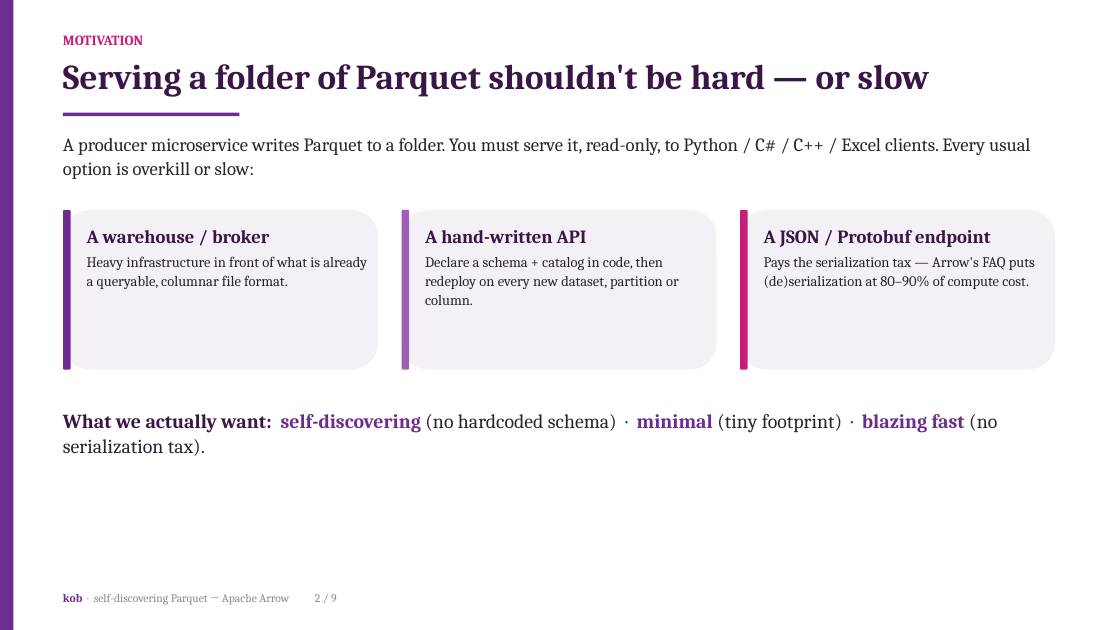
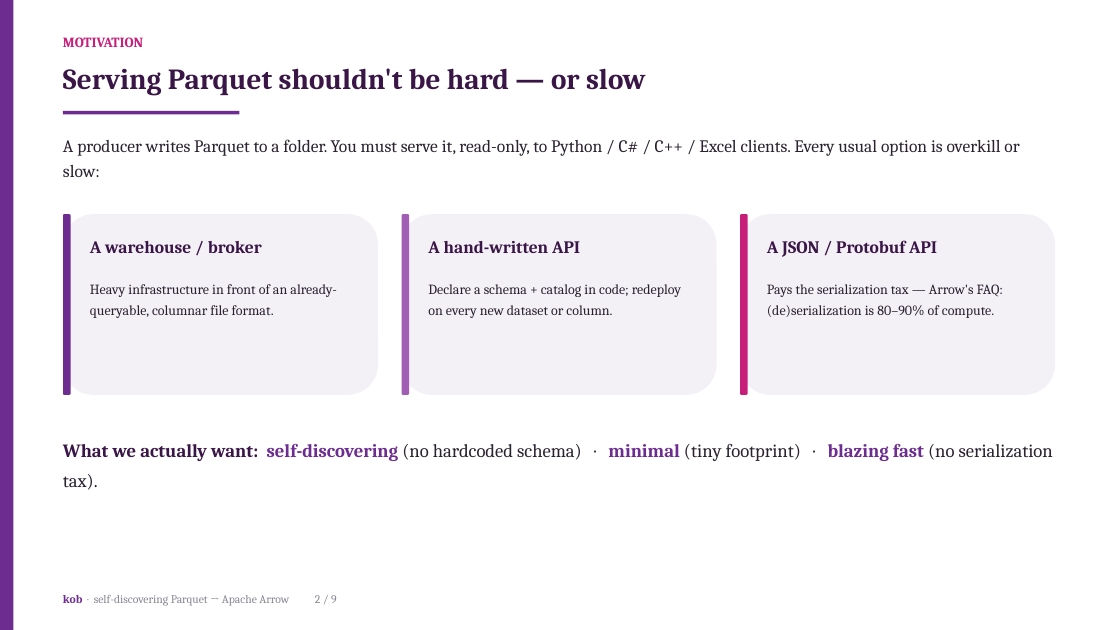
Before and after one commit to iyedexe/kob, a slide deck: slide 2 of presentation/kob.pptx. Drawn at 1120x630 pixels with LibreOffice and Linux fonts; fonts in the diff are those of the drawing. Boxes give left, top, right and bottom in pixels: in the first picture for what was removed or moved away, otherwise in the second. Text is boxed around its words. In the diff, an @@ line names an element or a change of style, - is before the commit and + after.

```diff
--- a/presentation/kob.pptx
+++ b/presentation/kob.pptx
@@ text "MOTIVATION" at (63,37,143,47): line spacing 1.05 to 1.18 @@
@@ text at (63,68,646,96): text changed; size 30 to 25 pt @@
-Serving a folder of Parquet shouldn't be hard — or slow
+Serving Parquet shouldn't be hard — or slow
@@ text at (63,139,1019,177): text changed; size 16 to 15 pt @@
-A producer microservice writes Parquet to a folder. You must serve it, read-only, to Python / C# / C++ / Excel clients. Every usual option is overkill or slow:
+A producer writes Parquet to a folder. You must serve it, read-only, to Python / C# / C++ / Excel clients. Every usual option is overkill or slow:
@@ rounded rectangle: place and size @@
-rounded rectangle at (63,210,378,370)
+rounded rectangle at (63,214,378,395)
@@ rounded rectangle: place and size @@
-rounded rectangle at (63,210,71,370)
+rounded rectangle at (63,214,71,395)
@@ text "A warehouse / broker": place and size @@
-text "A warehouse / broker" at (87,230,367,289)
+text "A warehouse / broker" at (90,241,262,253)
@@ text "A warehouse / broker" at (90,241,262,253): size 16 to 15 pt; line spacing 1.05 to 1.18; more space between paragraphs @@
@@ rounded rectangle: place and size @@
-rounded rectangle at (402,210,717,370)
+rounded rectangle at (402,214,717,395)
@@ rounded rectangle: place and size @@
-rounded rectangle at (402,210,409,370)
+rounded rectangle at (402,214,409,395)
@@ rounded rectangle: place and size @@
-rounded rectangle at (740,210,1055,370)
+rounded rectangle at (740,214,1055,395)
@@ rounded rectangle: place and size @@
-rounded rectangle at (740,210,748,370)
+rounded rectangle at (740,214,748,395)
@@ text at (87,256,367,289): paragraph removed @@
-Heavy infrastructure in front of what is already a queryable, columnar file format.
@@ text added at (428,241,580,253), 15 pt, text #3A1647, bold @@
+A hand-written API
@@ text added at (767,240,937,257), 15 pt, text #3A1647, bold @@
+A JSON / Protobuf API
@@ text added at (90,284,336,318), 12 pt, text #2B2230 @@
+Heavy infrastructure in front of an already-queryable, columnar file format.
@@ text at (428,284,681,318): text changed; size 12.5 to 12 pt @@
-A hand-written API
-Declare a schema + catalog in code, then redeploy on every new dataset, partition or column.
+Declare a schema + catalog in code; redeploy on every new dataset or column.
@@ text at (767,284,1003,318): text changed; size 12.5 to 12 pt @@
-A JSON / Protobuf endpoint
-Pays the serialization tax — Arrow's FAQ puts (de)serialization at 80–90% of compute cost.
+Pays the serialization tax — Arrow's FAQ: (de)serialization is 80–90% of compute.
@@ text "What we actually want: self-discovering ...": place and size @@
-text "What we actually want: self-discovering ..." at (63,414,997,456)
+text "What we actually want: self-discovering ..." at (63,444,1053,490)
@@ text "What we actually want: self-discovering ..." at (63,444,1053,490): size 17 to 16 pt; line spacing 1.05 to 1.3; less space between paragraphs @@
```
Also in this commit, not shown: 8 other slides changed, 1 other file.
